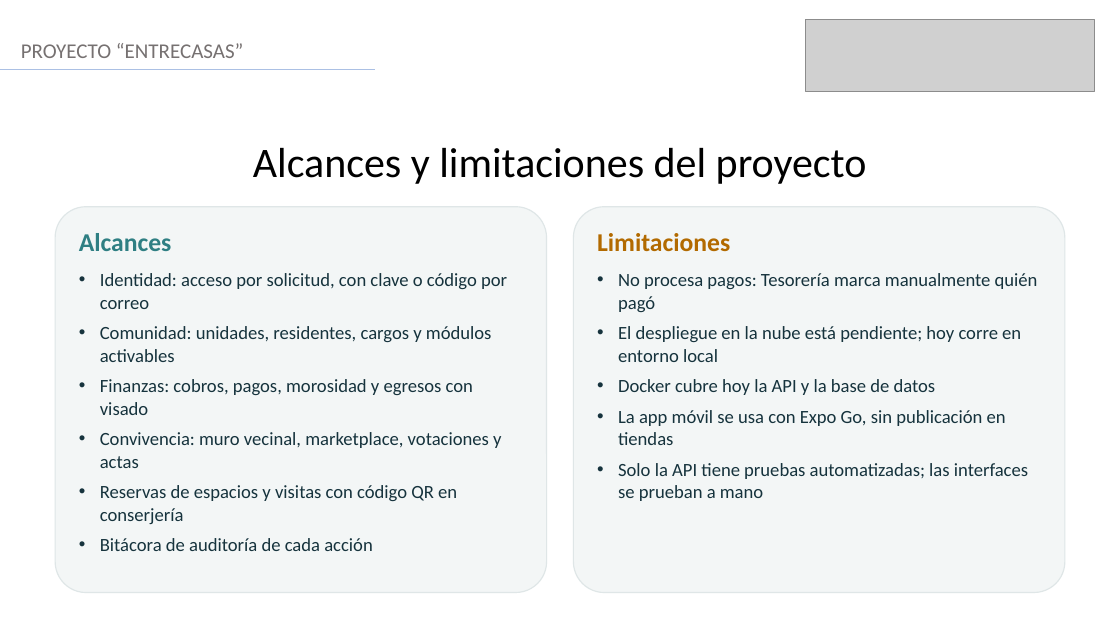
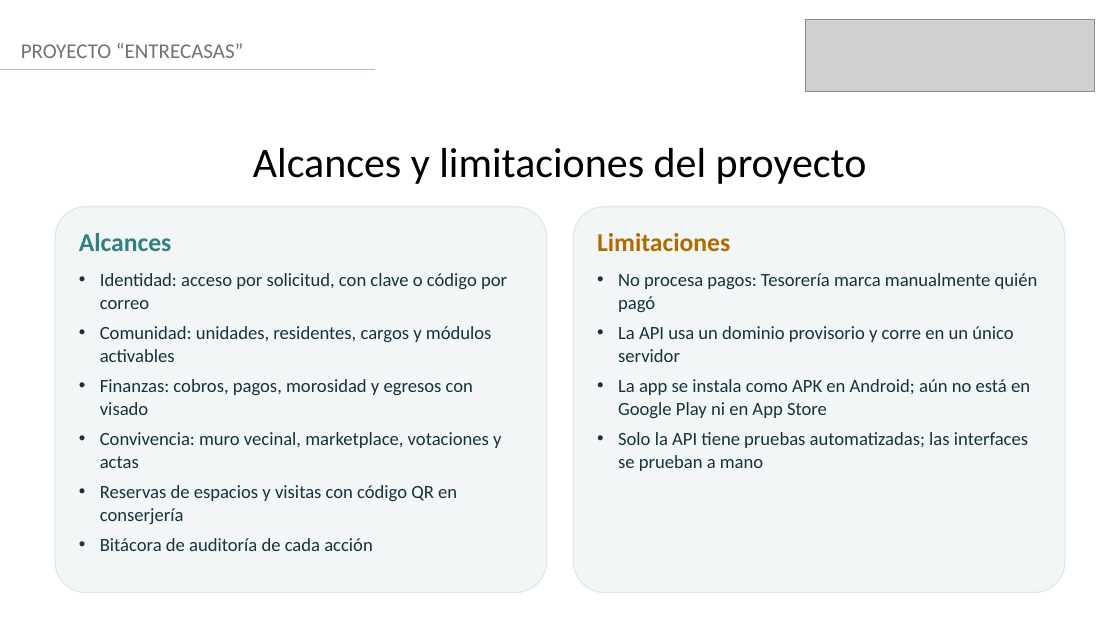
Before and after one commit to JonasMateosValenzuelaLopez/ProyectoTesis, a slide deck: slide 5 of FASE-3/Evidencias Grupales/Presentación final EntreCasas.pptx. Drawn at 1120x630 pixels with LibreOffice and Linux fonts; fonts in the diff are those of the drawing; grey boxes stand for pictures. Boxes give left, top, right and bottom in pixels: in the first picture for what was removed or moved away, otherwise in the second. Text is boxed around its words. In the diff, an @@ line names an element or a change of style, - is before the commit and + after.

Commit message:
Documentación alineada al despliegue en la nube; informe 2.6 y presentaciones actualizadas

```diff
--- a/FASE-3/Evidencias Grupales/Presentación final EntreCasas.pptx
+++ b/FASE-3/Evidencias Grupales/Presentación final EntreCasas.pptx
@@ text in rounded rectangle at bbox=[618, 326, 1030, 418]: text changed @@
-• El despliegue en la nube está pendiente; hoy corre en entorno local
-• Docker cubre hoy la API y la base de datos
-• La app móvil se usa con Expo Go, sin publicación en tiendas
+• La API usa un dominio provisorio y corre en un único servidor
+• La app se instala como APK en Android; aún no está en Google Play ni en App Store
```
Also in this commit, not shown: 5 other slides changed, 8 other files.
